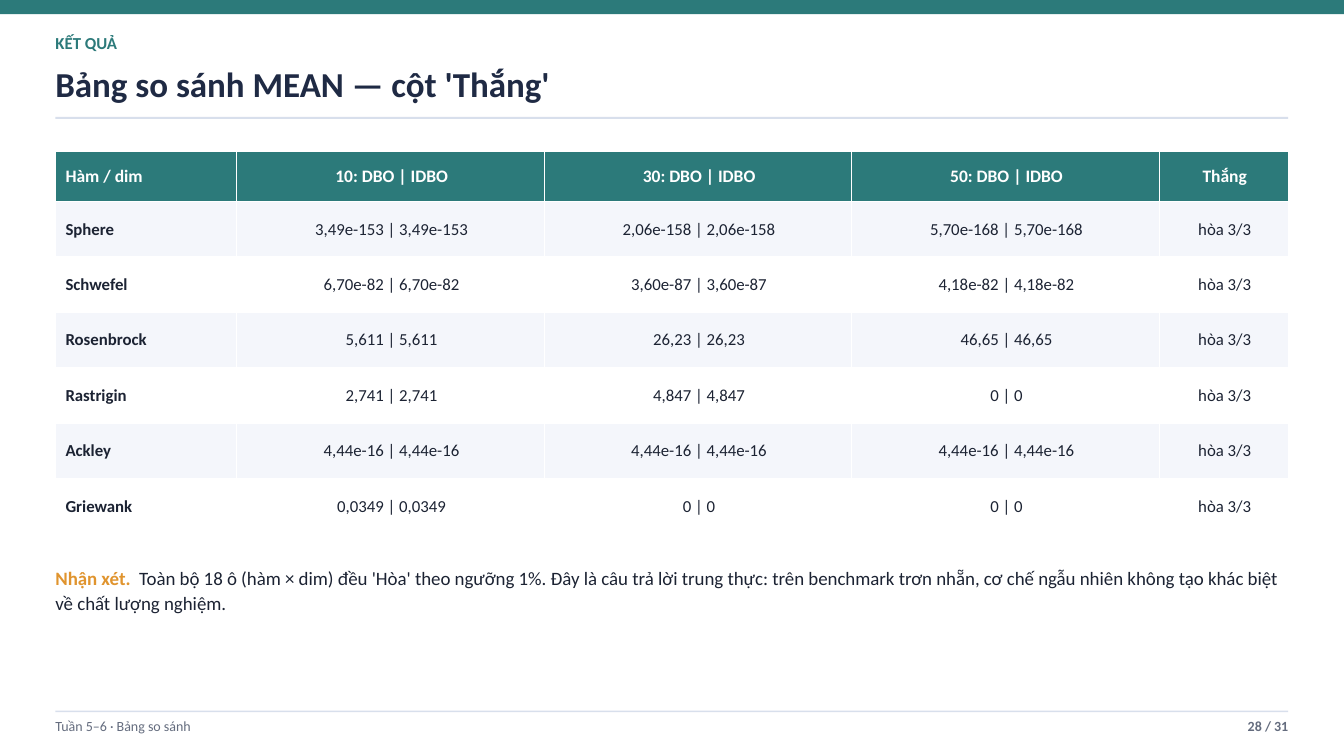
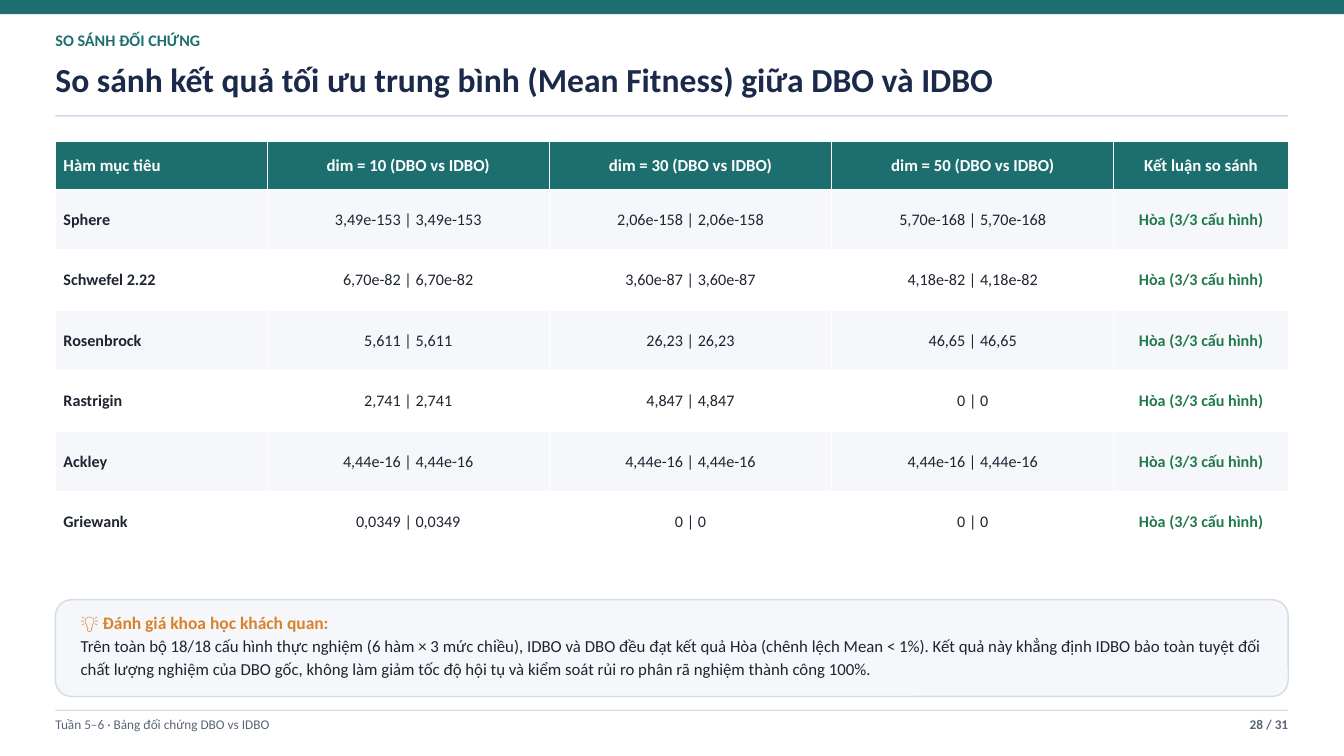
Before and after one commit to duylequang2303/DBO_heathcare, a slide deck: slide 28 of docs/Slide_Tuan_4_5_6_DBO_IDBO.pptx. Drawn at 1344x756 pixels with LibreOffice and Linux fonts; fonts in the diff are those of the drawing. Boxes give left, top, right and bottom in pixels: in the first picture for what was removed or moved away, otherwise in the second. Text is boxed around its words. In the diff, an @@ line names an element or a change of style, - is before the commit and + after.

```diff
--- a/docs/Slide_Tuan_4_5_6_DBO_IDBO.pptx
+++ b/docs/Slide_Tuan_4_5_6_DBO_IDBO.pptx
@@ rectangle at (0,0,1344,14): fill #2C7A7A to #1D6F6F @@
@@ text at (55,33,200,46): text changed; size 12 to 11.5 pt; text colour #2C7A7A to #1D6F6F @@
-KẾT QUẢ
+SO SÁNH ĐỐI CHỨNG
@@ text at (55,66,993,98): text changed; size 25 to 24 pt; text colour #1F2A44 to #1B2A4A @@
-Bảng so sánh MEAN — cột 'Thắng'
+So sánh kết quả tối ưu trung bình (Mean Fitness) giữa DBO và IDBO
@@ rectangle at (55,115,1289,117): fill #D8DFEC to #D3DBEA @@
@@ table at (55,141,1289,553) @@
-row 1: Hàm / dim | 10: DBO | IDBO | 30: DBO | IDBO | 50: DBO | IDBO | Thắng
+row 1: Hàm mục tiêu | dim = 10 (DBO vs IDBO) | dim = 30 (DBO vs IDBO) | dim = 50 (DBO vs IDBO) | Kết luận so sánh
-row 2, column 5: hòa 3/3
+row 2, column 5: Hòa (3/3 cấu hình)
-row 3, column 1: Schwefel
+row 3, column 1: Schwefel 2.22
-row 3, column 5: hòa 3/3
+row 3, column 5: Hòa (3/3 cấu hình)
-row 4, column 5: hòa 3/3
+row 4, column 5: Hòa (3/3 cấu hình)
-row 5, column 5: hòa 3/3
+row 5, column 5: Hòa (3/3 cấu hình)
-row 6, column 5: hòa 3/3
+row 6, column 5: Hòa (3/3 cấu hình)
-row 7, column 5: hòa 3/3
+row 7, column 5: Hòa (3/3 cấu hình)
@@ fill #2C7A7A to #1D6F6F in row 1 @@
@@ fill #F4F6FB to #F5F7FB in 15 cells @@
@@ size 12 to 11.5 pt, text colour #1C2333 to #1E2430 in "Sphere", "3,49e-153 | 3,49e-153", "2,06e-158 | 2,06e-158", "5,70e-168 | 5,70e-168" and 19 more places @@
@@ table: place and size @@
-table at (55,151,1289,534)
+table at (55,141,1289,553)
@@ text in rounded rectangle at (55,570,1278,614): text removed @@
-Nhận xét. Toàn bộ 18 ô (hàm × dim) đều 'Hòa' theo ngưỡng 1%. Đây là câu trả lời trung thực: trên benchmark trơn nhẵn, cơ chế ngẫu nhiên không tạo khác biệt về chất lượng nghiệm.
@@ rounded rectangle: place and size @@
-rounded rectangle at (55,570,1278,614)
+rounded rectangle at (55,600,1289,697)
@@ rounded rectangle at (55,600,1289,697): fill none to #F5F7FB; outline none to #D3DBEA 1 pt @@
@@ text added at (81,616,1260,678), 12 pt, text #1E2430 @@
+💡 Đánh giá khoa học khách quan:
+Trên toàn bộ 18/18 cấu hình thực nghiệm (6 hàm × 3 mức chiều), IDBO và DBO đều đạt kết quả Hòa (chênh lệch Mean < 1%). Kết quả này khẳng định IDBO bảo toàn tuyệt đối chất lượng nghiệm của DBO gốc, không làm giảm tốc độ hội tụ và kiểm soát rủi ro phân rã nghiệm thành công 100%.
@@ text at (55,719,270,732): text changed; size 10 to 9.5 pt; text colour #646C7E to #5A6478 @@
-Tuần 5–6 · Bảng so sánh
+Tuần 5–6 · Bảng đối chứng DBO vs IDBO
@@ text "28 / 31" at (1250,720,1288,729): size 10 to 9.5 pt, text colour #646C7E to #5A6478 @@
```
Also in this commit, not shown: 25 other slides changed, 5 slides added, 5 slides removed, 9 other files.
